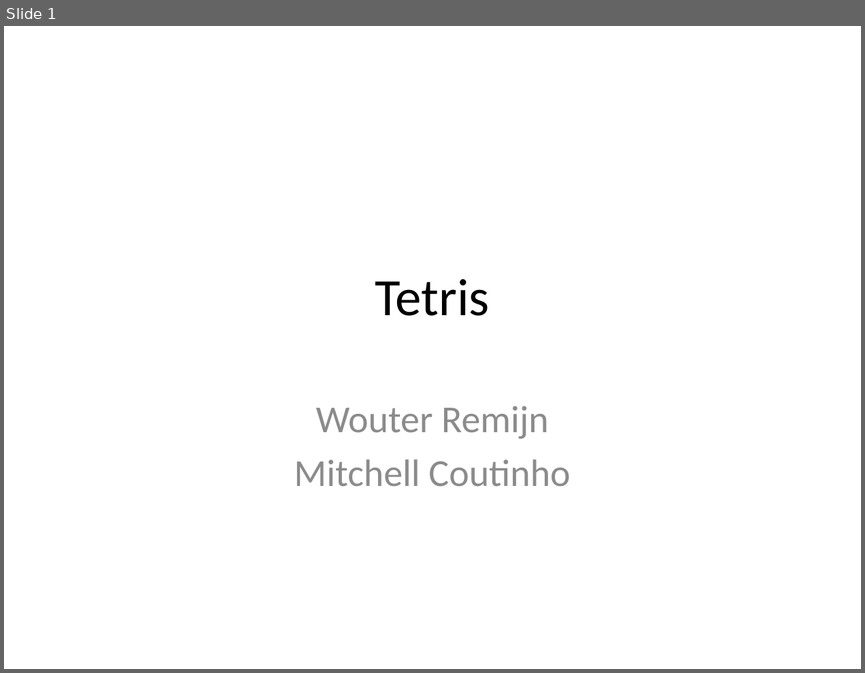
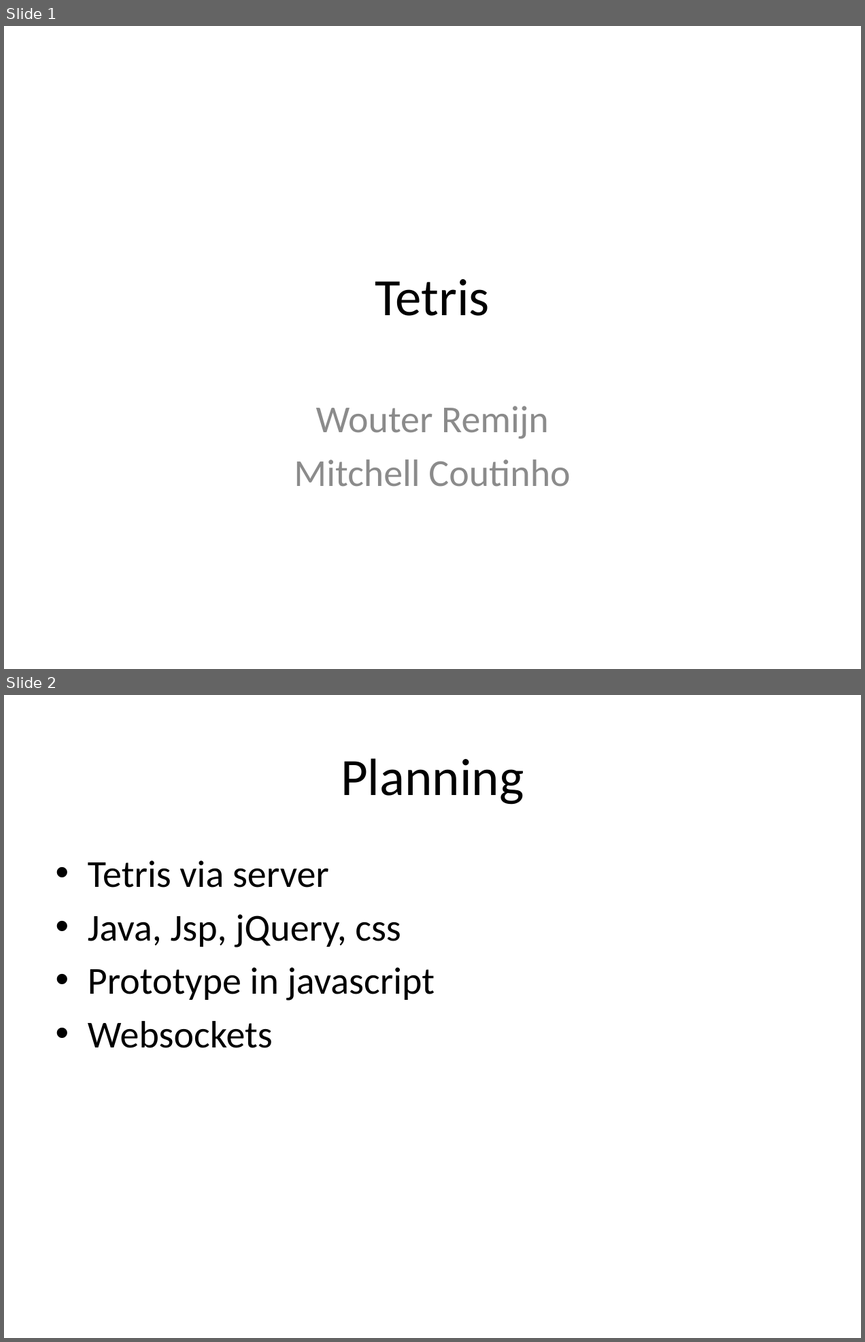
Before and after one commit to Shalucik/TetrisRepo, a slide deck: Tetris.pptx. Shown one above the other, each under a label of ours: slide 1 before the commit, slides 1 and 2 after it. The pictures are 865x673 and 865x1342 pixels, drawn with LibreOffice and Linux fonts; fonts in the diff are those of the drawing. Boxes give left, top, right and bottom in pixels: in the first picture for what was removed or moved away, otherwise in the second. Text is boxed around its words. In the diff, an @@ line names an element or a change of style, - is before the commit and + after.

```diff
--- a/Tetris.pptx
+++ b/Tetris.pptx
@@ slide 2 added at (x1=4, y1=695, x2=861, y2=1338), background #FFFFFF @@
@@ title added at (x1=341, y1=758, x2=524, y2=804), 44 pt, text #000000 @@
+Planning
@@ text added at (x1=88, y1=860, x2=434, y2=1048), 32 pt, text #000000 @@
+• Tetris via server
+• Java, Jsp, jQuery, css
+• Prototype in javascript
+• Websockets
```
Also in this commit, not shown: 1 slide changed.
